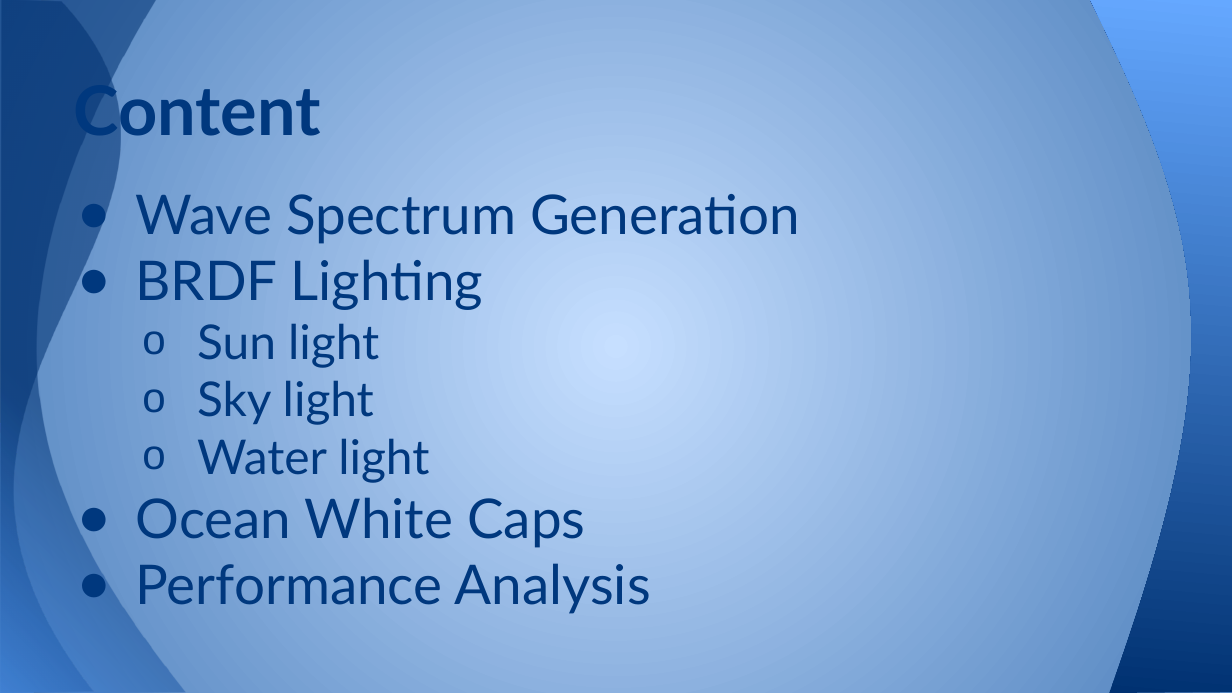
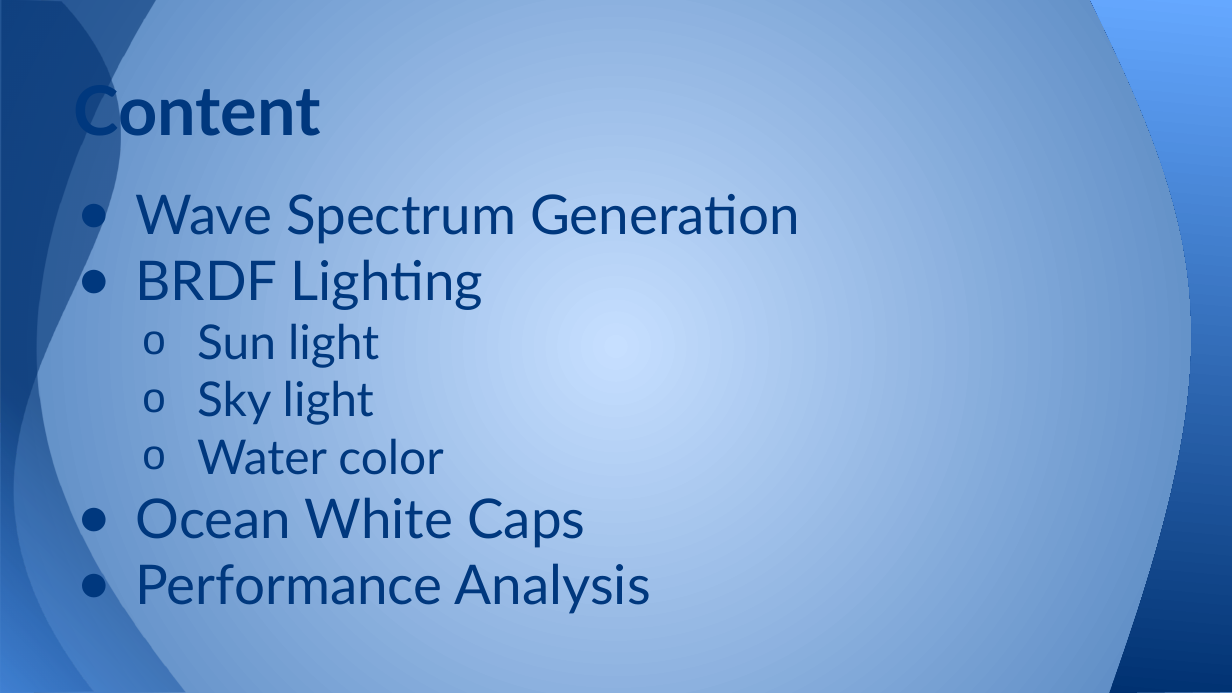
Before and after one commit to CyborgYL/CIS565-FInal-Project-OceanWave, a slide deck: slide 2 of Final Demo/Final Presentation.pptx. Drawn at 1232x693 pixels with LibreOffice and Linux fonts; fonts in the diff are those of the drawing. Boxes give left, top, right and bottom in pixels: in the first picture for what was removed or moved away, otherwise in the second. Text is boxed around its words. In the diff, an @@ line names an element or a change of style, - is before the commit and + after.

Commit message:
slides

```diff
--- a/Final Demo/Final Presentation.pptx
+++ b/Final Demo/Final Presentation.pptx
@@ text at bbox=[197, 438, 443, 475]: text changed @@
-  o Water light
+  o Water color
```
Also in this commit, not shown: 1 other slide changed, 1 slide added.
